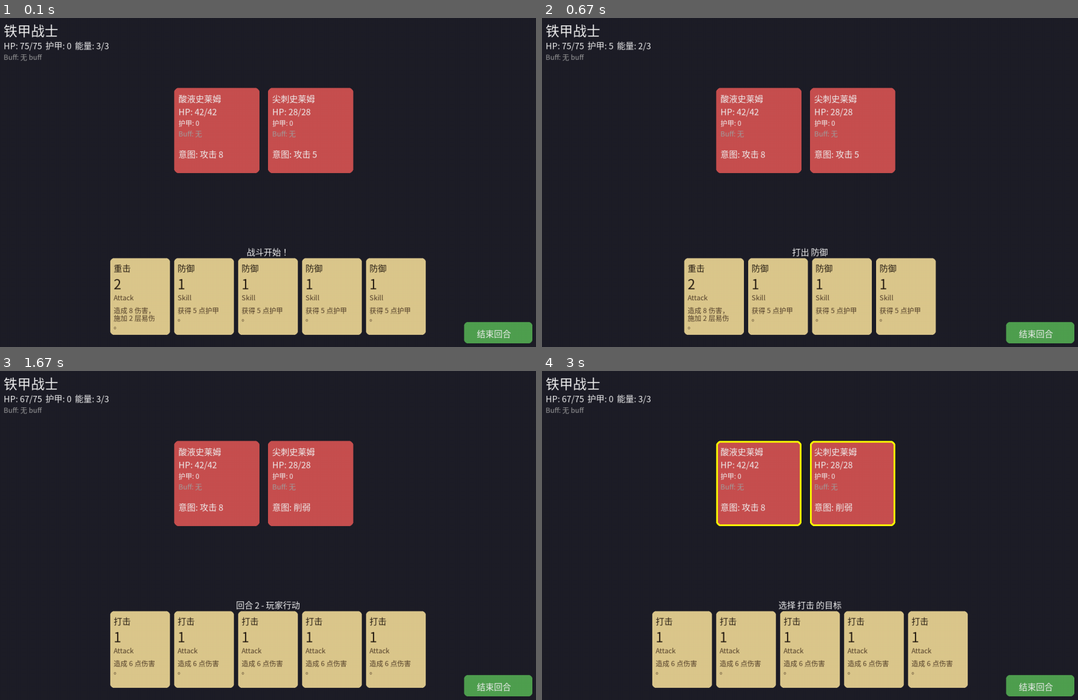
Above: before the commit, frames 1-4 (two rows, left to right).
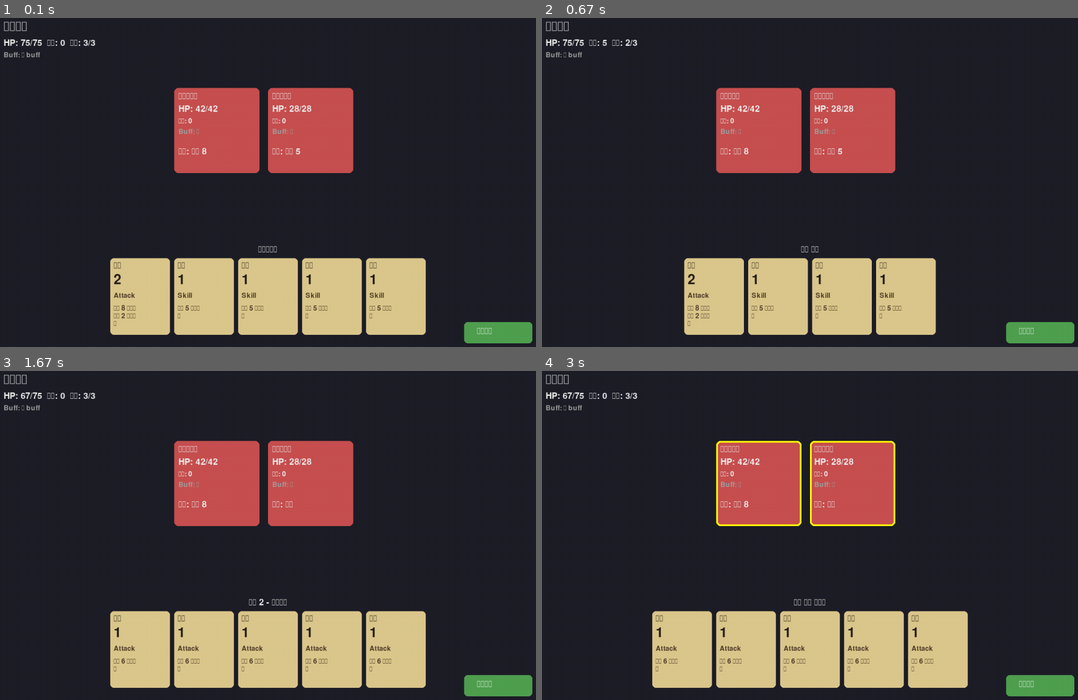
Above: after the commit, the same moments.

Repository: 560-w/slay_the_spire_clone
Game: pygame game, started from main.py
The game is run twice, just before and just after one commit, with the same random seed, the same clock (stepped at 60 frames per second) and the same inputs.
Inputs:
- Up to frame 1 (0.1 s): no input
- Up to frame 2 (0.67 s): click "防御" at 0.38 s
- Up to frame 3 (1.67 s): click "结束回合" at 0.72 s
- Up to frame 4 (3 s): click "打击" at 1.7 s

The runs differ from the first frame. In frame 1, 3.0% of the frame differs, in the area x 0-96%, y 1-98%; in frame 2, 2.8%; in frame 3, 3.0%; in frame 4, 3.1%.

Commit message:
fix(view): 绕过 pygame match_font 崩溃，改用路径加载中文字体
pygame 2.6.1 在 Win11+Py3.13 下 match_font 枚举系统字体注册表时崩溃（int 类型异常），改为直接按路径加载 msyh.ttc/simhei.ttf/simsun.ttc，规避该 bug

Diff:
--- a/src/views/pygame_view.py
+++ b/src/views/pygame_view.py
@@ -63,10 +63,20 @@
         pygame.display.set_caption("杀戮尖塔克隆版 - Phase 2")
         self.clock = pygame.time.Clock()
 
-        # 尝试加载中文字体
-        font_name = pygame.font.match_font("microsoftyahei,simhei,arialunicodems")
+        # 直接按路径加载中文字体（绕过 match_font 的系统字体枚举崩溃 bug）
+        import os
+        candidate_fonts = [
+            "C:/Windows/Fonts/msyh.ttc",
+            "C:/Windows/Fonts/simhei.ttf",
+            "C:/Windows/Fonts/simsun.ttc",
+        ]
+        font_name = None
+        for path in candidate_fonts:
+            if os.path.isfile(path):
+                font_name = path
+                break
         if font_name is None:
-            logger.warning("[View] 未找到中文字体，将使用默认字体")
+            logger.warning("[View] 未找到中文字体，使用默认字体")
             font_name = pygame.font.get_default_font()
         self.font = pygame.font.Font(font_name, 20)
         self.font_small = pygame.font.Font(font_name, 16)
